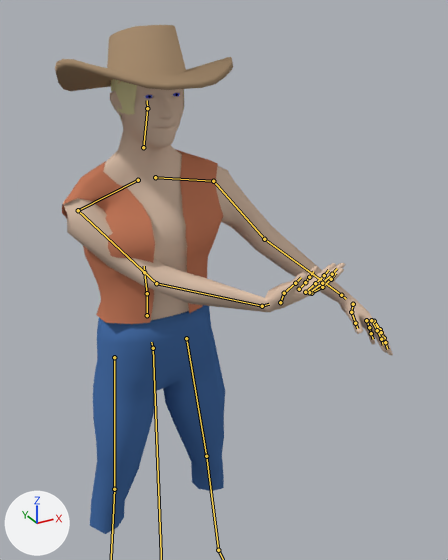
The Blender file Assets/throw.blend as it was, and as the next commit left it.
Rendered twice from a 50 mm camera at (-0.556, -1.425, 1.794) aimed at (0.165, -0.113, 1.139). Lighting does not change. The marker at lower left points along +X, +Y and +Z. Both versions are drawn at frame 40 of the action 'downunderAction'; the numbers are the values there. The bones that bend it are drawn over the model as lines.

Names of what the first picture shows: 'hat', 'pants', 'torso', 'vest'.
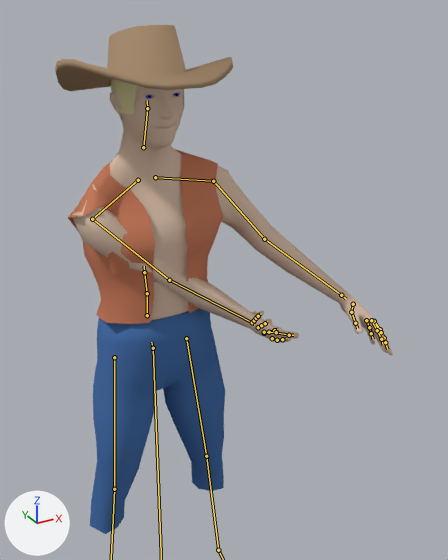
Boxes (x1, y1, x2, y2) around the edits, measured in the pictures (448 x 560 px):
'torso', posed: before (62, 79, 393, 355); after (72, 79, 393, 355)
'vest', posed: before (62, 149, 223, 324); after (68, 149, 223, 324)
bone 'clavicle_r', root to tip: before (138, 180) to (78, 210); after (138, 180) to (92, 219)
bone 'lowerarm_r', root to tip: before (156, 283) to (262, 306); after (169, 280) to (252, 322)
bone 'hand_r', root to tip: before (262, 306) to (269, 304); after (252, 322) to (254, 324)

The change in detail:
Bone 'clavicle_r' (bone_clavicle_r) turns from (10, -61, -1) to (61, -64, -43) degrees about its own x, y and z.
Bone 'lowerarm_r' (bone_lowerarm_r) turns from (-9, 37, -26) to (-64, 50, -63) degrees about its own x, y and z.
Bone 'hand_r' (bone_hand_r) turns from (28, 51, 37) to (-35, 30, 11) degrees about its own x, y and z.
